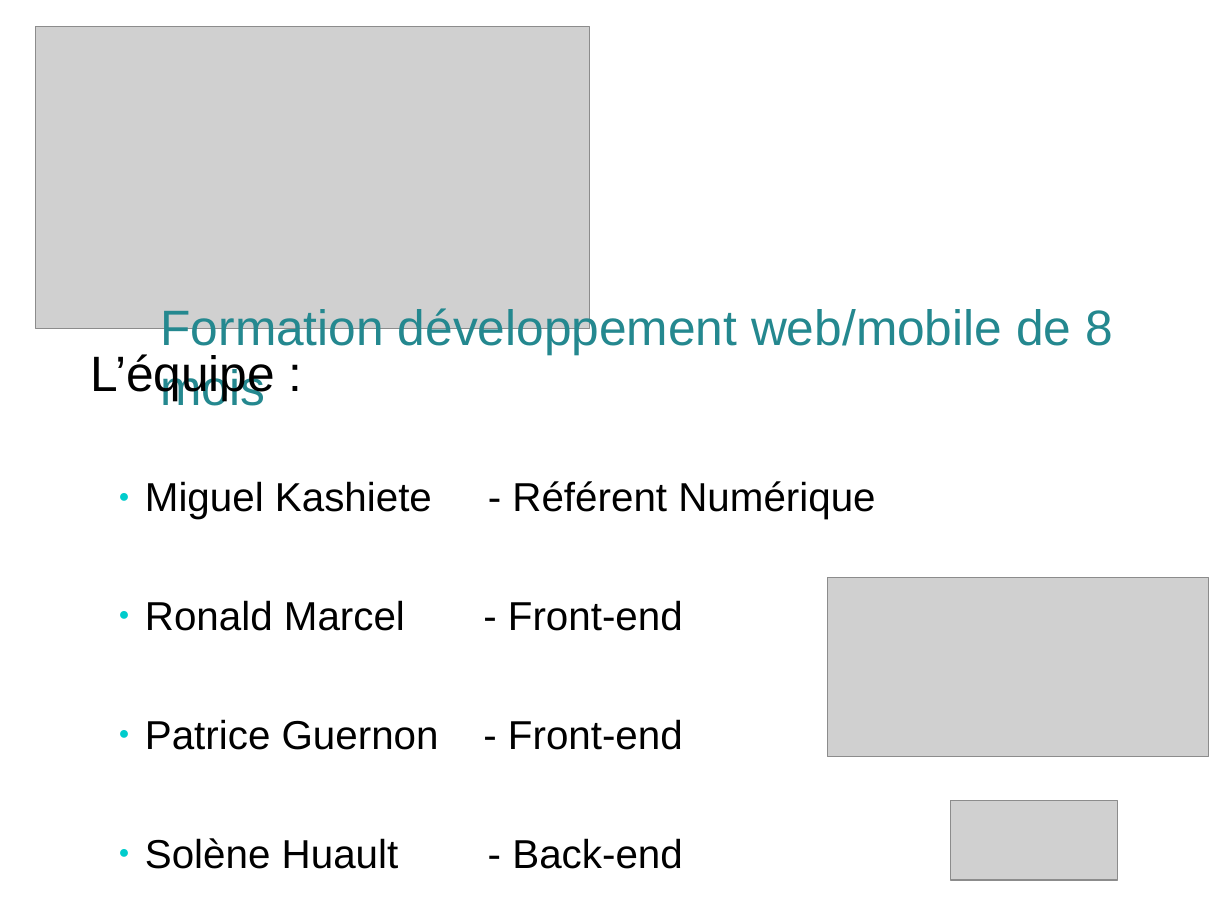
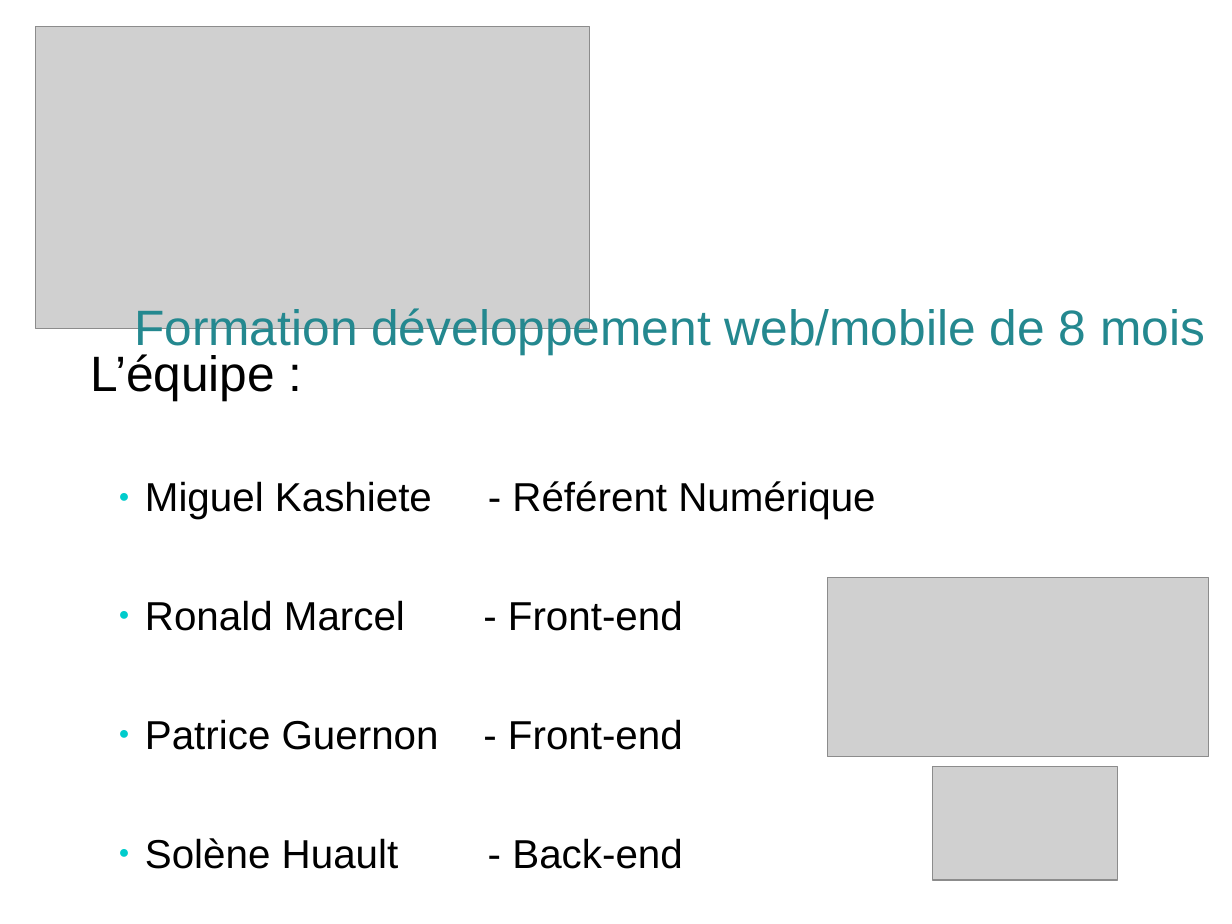
Before and after one commit to solenehuault/projets_certif, a slide deck: slide 6 of FACE/slides-face.odp (slide 4 before the commit). Drawn at 1232x924 pixels with LibreOffice and Linux fonts; fonts in the diff are those of the drawing; grey boxes stand for pictures. Boxes give left, top, right and bottom in pixels: in the first picture for what was removed or moved away, otherwise in the second. Text is boxed around its words. In the diff, an @@ line names an element or a change of style, - is before the commit and + after.

```diff
--- a/FACE/slides-face.odp
+++ b/FACE/slides-face.odp
@@ text "Formation développement web/mobile de 8 ..." rewrapped from (161, 306, 1113, 406) to (134, 306, 1205, 355) @@
@@ picture: place and size @@
-picture at (950, 802, 1118, 881)
+picture at (934, 767, 1118, 881)
```
Also in this commit, not shown: 4 other slides changed, 6 slides added, 2 slides removed.
